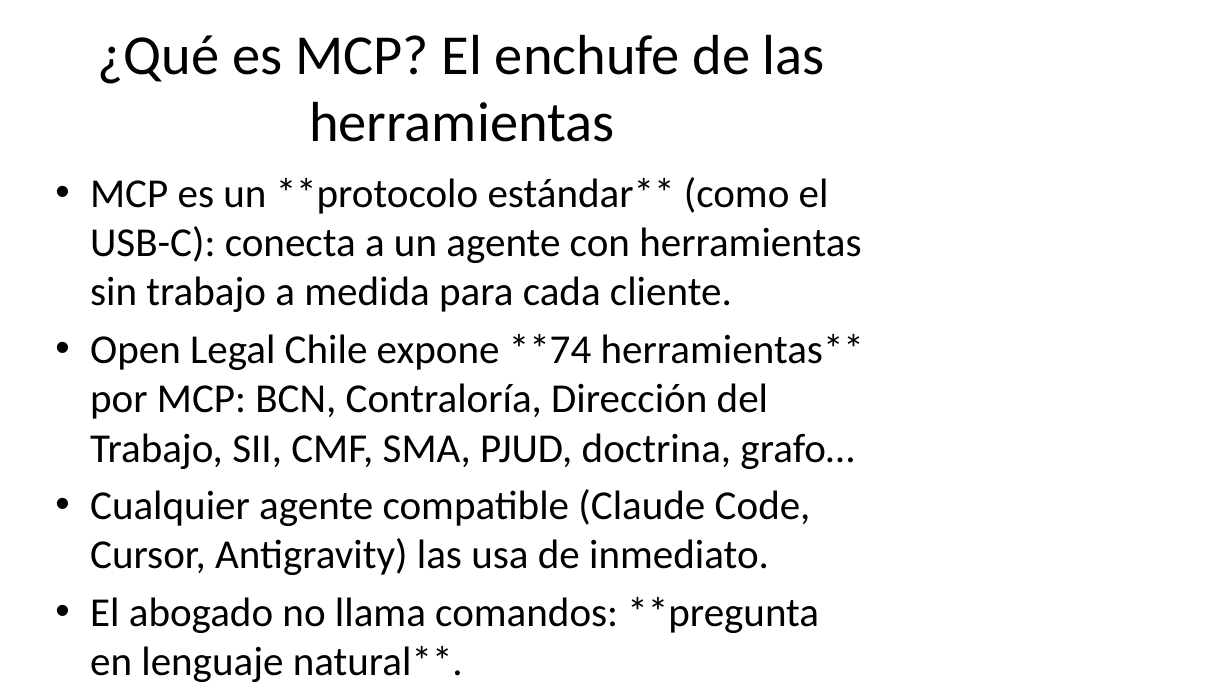
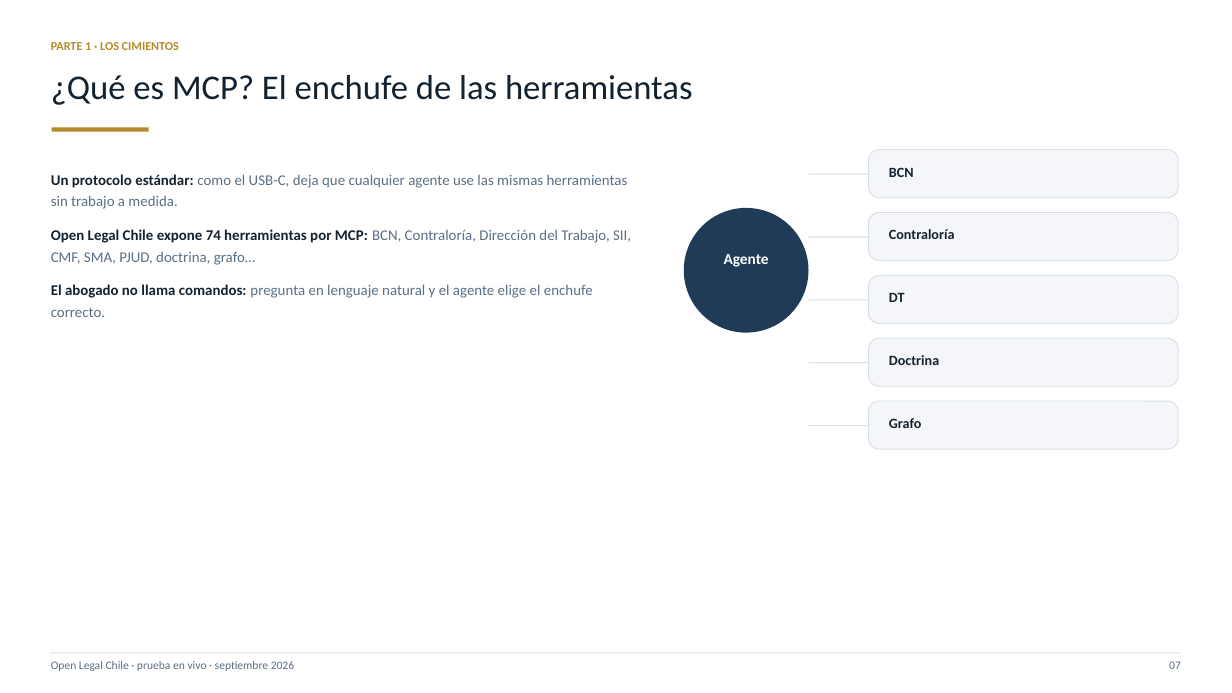
Before and after one commit to elpabloultron/open-legal-chile, a slide deck: slide 7 of docs/charla/Open_Legal_Chile_como_funciona.pptx (slide 5 before the commit). Drawn at 1232x693 pixels with LibreOffice and Linux fonts; fonts in the diff are those of the drawing. Boxes give left, top, right and bottom in pixels: in the first picture for what was removed or moved away, otherwise in the second. Text is boxed around its words. In the diff, an @@ line names an element or a change of style, - is before the commit and + after.

Commit message:
docs(charla): deck rediseñado (22 láminas) con las animaciones DENTRO del PowerPoint
- Tres animaciones nuevas: cómo se construyó el grafo (seis etapas), cómo operan las citas
  (documento vs conversación y el rastreo) y un caso de punta a punta (carpeta → Word).
- Las seis animaciones se graban a MP4 (Playwright + ffmpeg, con portada verificada) y van
  incrustadas en el pptx (add_movie): se reproducen con clic al presentar. Verificado: 6 videos y
  17 medios dentro del archivo, 0 formas fuera de lámina, 22/22 láminas con notas del orador.
- Sistema de diseño propio: azul tinta + bronce, tipografías Calibri, tarjetas, números grandes,
  marcos para imágenes, portada y separadores con red de nodos. Inspirado en la arquitectura de
  bloques de python-pptx-theme-kit (GPL: ideas, no código).
- Reproducible: construir_deck.py (deck) y grabar_animaciones.py (videos).

```diff
--- a/docs/charla/Open_Legal_Chile_como_funciona.pptx
+++ b/docs/charla/Open_Legal_Chile_como_funciona.pptx
@@ text added at (51,42,179,50), 9.5 pt, text #B58B2A, bold @@
+PARTE 1 · LOS CIMIENTOS
@@ text "¿Qué es MCP? El enchufe ...": place and size @@
-text "¿Qué es MCP? El enchufe ..." at (98,34,825,142)
+text "¿Qué es MCP? El enchufe ..." at (51,75,693,105)
@@ text "¿Qué es MCP? El enchufe ..." at (51,75,693,105): size 44 to 27 pt, text colour #000000 to #12222F; alignment centre to left; more space between paragraphs; vertical alignment middle to top @@
@@ rectangle added at (52,128,149,131), fill #B58B2A @@
@@ text at (51,174,631,317): text changed; size 32 to 11.6 pt; text colour #000000 to #5A7086 @@
-• MCP es un **protocolo estándar** (como el USB-C): conecta a un agente con herramientas sin trabajo a medida para cada cliente.
-• Open Legal Chile expone **74 herramientas** por MCP: BCN, Contraloría, Dirección del Trabajo, SII, CMF, SMA, PJUD, doctrina, grafo…
-• Cualquier agente compatible (Claude Code, Cursor, Antigravity) las usa de inmediato.
-• El abogado no llama comandos: **pregunta en lenguaje natural**.
+Un protocolo estándar: como el USB-C, deja que cualquier agente use las mismas herramientas sin trabajo a medida.
+Open Legal Chile expone 74 herramientas por MCP: BCN, Contraloría, Dirección del Trabajo, SII, CMF, SMA, PJUD, doctrina, grafo…
+El abogado no llama comandos: pregunta en lenguaje natural y el agente elige el enchufe correcto.
@@ rectangle added at (809,174,869,175), fill #D8E0E8 @@
@@ rounded rectangle added at (869,150,1178,198), fill #F4F6F9, outline #D8E0E8 0.75 pt @@
@@ text added at (889,167,914,177), 11 pt, text #12222F, bold @@
+BCN
@@ rounded rectangle added at (684,208,809,333), fill #1F3B57 @@
@@ rectangle added at (809,237,869,238), fill #D8E0E8 @@
@@ rounded rectangle added at (869,213,1178,261), fill #F4F6F9, outline #D8E0E8 0.75 pt @@
@@ text added at (889,229,955,239), 11 pt, text #12222F, bold @@
+Contraloría
@@ text added at (724,254,769,267), 12 pt, text #FFFFFF, bold @@
+Agente
@@ rectangle added at (809,299,869,300), fill #D8E0E8 @@
@@ rounded rectangle added at (869,275,1178,323), fill #F4F6F9, outline #D8E0E8 0.75 pt @@
@@ text added at (889,293,905,302), 11 pt, text #12222F, bold @@
+DT
@@ rounded rectangle added at (869,338,1178,386), fill #F4F6F9, outline #D8E0E8 0.75 pt @@
@@ text added at (889,355,939,365), 11 pt, text #12222F, bold @@
+Doctrina
@@ rectangle added at (809,362,869,363), fill #D8E0E8 @@
@@ rounded rectangle added at (869,401,1178,449), fill #F4F6F9, outline #D8E0E8 0.75 pt @@
@@ text added at (889,418,921,428), 11 pt, text #12222F, bold @@
+Grafo
@@ rectangle added at (809,425,869,426), fill #D8E0E8 @@
@@ rectangle added at (51,653,1181,653), fill #D8E0E8 @@
@@ text added at (51,661,294,671), 9 pt, text #5A7086 @@
+Open Legal Chile · prueba en vivo · septiembre 2026
@@ text added at (1169,661,1181,669), 9 pt, text #5A7086 @@
+07
```
Also in this commit, not shown: 7 other slides changed, 14 slides added, 8 slides removed, 20 other files.
